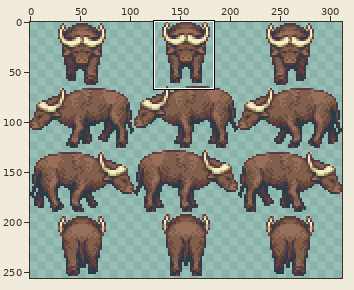
Two states of a sprite sheet, src/main/resources/images/animated/buffalo.png. Above: a wide view before the commit, with the close-up outlined.
Close-up. Before:
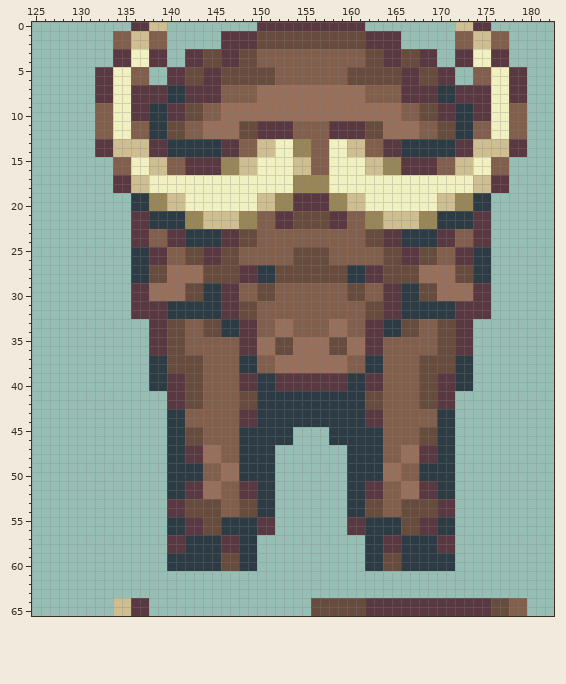
The file is 312x256 pixels. Shown: x 125..182, y 0..65. The commit also changed other parts of the picture, which this record leaves out.
New version:
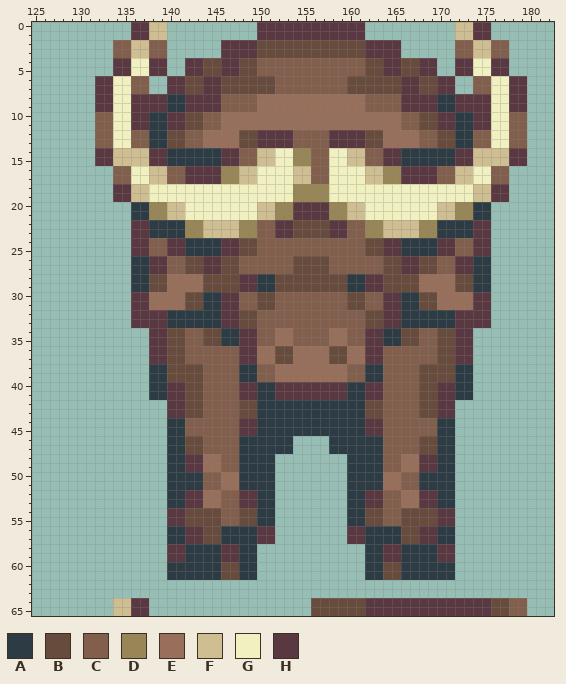
Palette (. is transparent): A #2d3c44  B #674c3d  C #825f4c  D #988657  E #976f5b  F #cfbe91  G #f0f0c0  H #5a3841
Changes in this commit:
Changed rows in their new state; - is an unchanged pixel.
first column x 132:
 1 --..HHFF------....HHHHHHHHHHHH....------FFHH..--
 3 --CCFFCC--....--HHBBBBBBBBBBBBHH--....--CCFFCC--
 5 ..HHGGHH..HHBBHH--CC--------CC--HHBBHH..HHGGHH..
 7 ----CC..HHBB--BBBBBBCCCCCCCCBBBBBB--BBHH..CC----
 9 HH----HHAAHHHHCCCC------------CCCCHHHHAAHH----HH
11 ----HH--HHBBCC--EEEEEEEEEEEEEEEE--CCBBHH--HH----
13 CCGGCCAABBCCEEEEBBHHHHCC--HHHHBBEEEECCBBAACCGGCC
15 HHFFFFHHAAAAAAHHCCFF--DD----FFCCHHAAAAAAHHFFFFHH
17 --CCGGFFCCHHHHDDFF----FFCC----FFDDHHHHCCFFGGCC--
19 --HHFFGGGG--------GGGGDDDDGGGG--------GGGGFFHH--
21 ----AADDFFGGGGGGGGFFDDHHHHDDFFGGGGGGGGFFDDAA----
23 ------AAAADDFFFFDD--HHBBBBHH--DDFFFFDDAAAA------
25 ----HHCCHHAAAAHHBB----CCCC----BBHHAAAAHHCCHH----
27 ------HHCCBBHH--CCCCCC----CCCCCC--HHBBCCHH------
29 ----AABB--EEBBBBHHAABBBBBBBBAAHHBBBBEE--BBAA----
31 ------EEEEBB----CCBB--------BBCC----BBEEEE------
33 ----HH--AAAAAAHHBB--CC----CC--BBHHAAAAAA--HH----
35 ------------BBAA--CCEECCCCEECC--AABB------------
37 ------HH--CC----HHEEBB----BBEEHH----CC--HH------
39 --------BB------AACCEEEEEEEECCAA------BB--------
41 ------AA--------HH--HHHHHHHH--HH--------AA------
43 --------HHBB----BB------------BB----BBHH--------
45 ----------CC----HH----AAAA----HH----CC----------
47 ----------BBCC------AA----AA------CCBB----------
49 ----------HHEECC----------------CCEEHH----------
51 ----------AACCEEAA------------AAEECCAA----------
53 --------AAHHEE--HH------------HH--EEHHAA--------
55 --------HHBB--CCBBAA--------AABBCC--BBHH--------
57 --------AAHHBBAA--HH--------HH--AABBHHAA--------
59 --------HH----HH----------------HH----HH--------
61 --------AAAAAABBAA------------AABBAAAAAA--------
Pixel boxes of the changes (left, top, right, bottom) in both close-ups:
changed: (95, 31, 527, 580)
